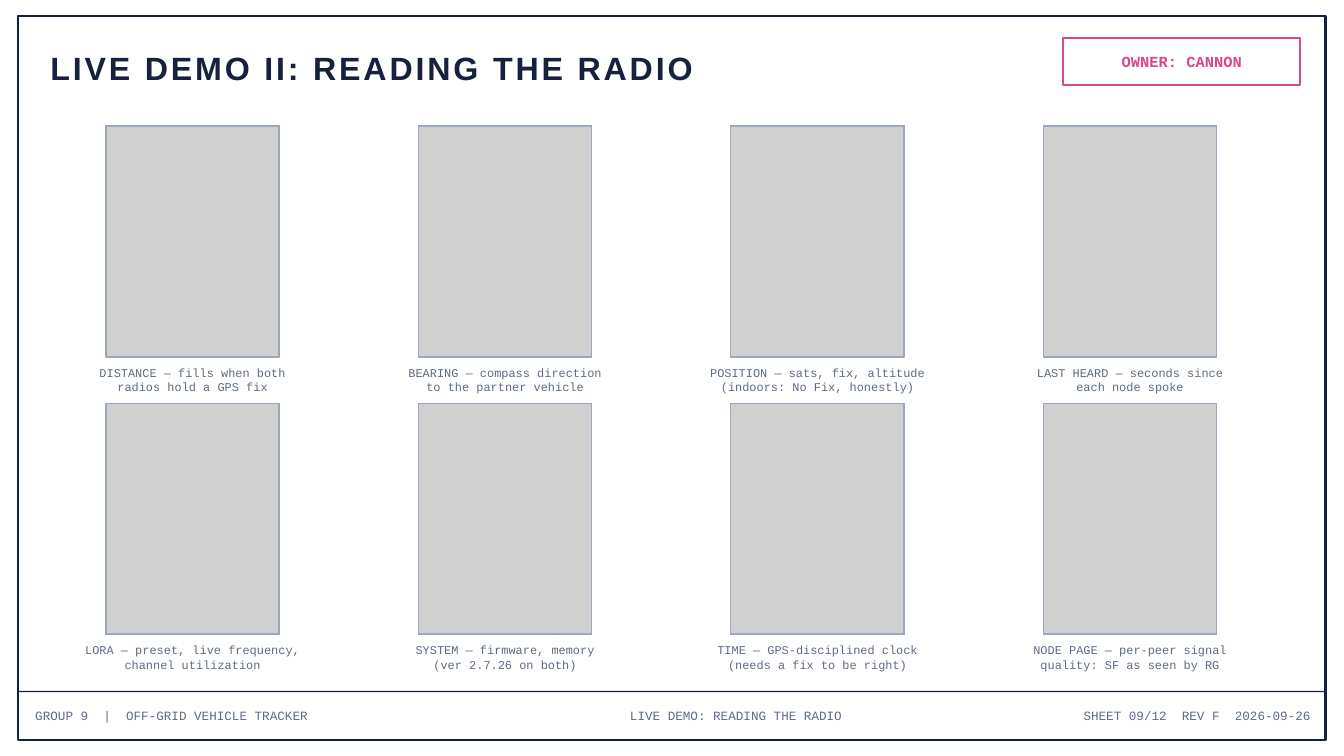
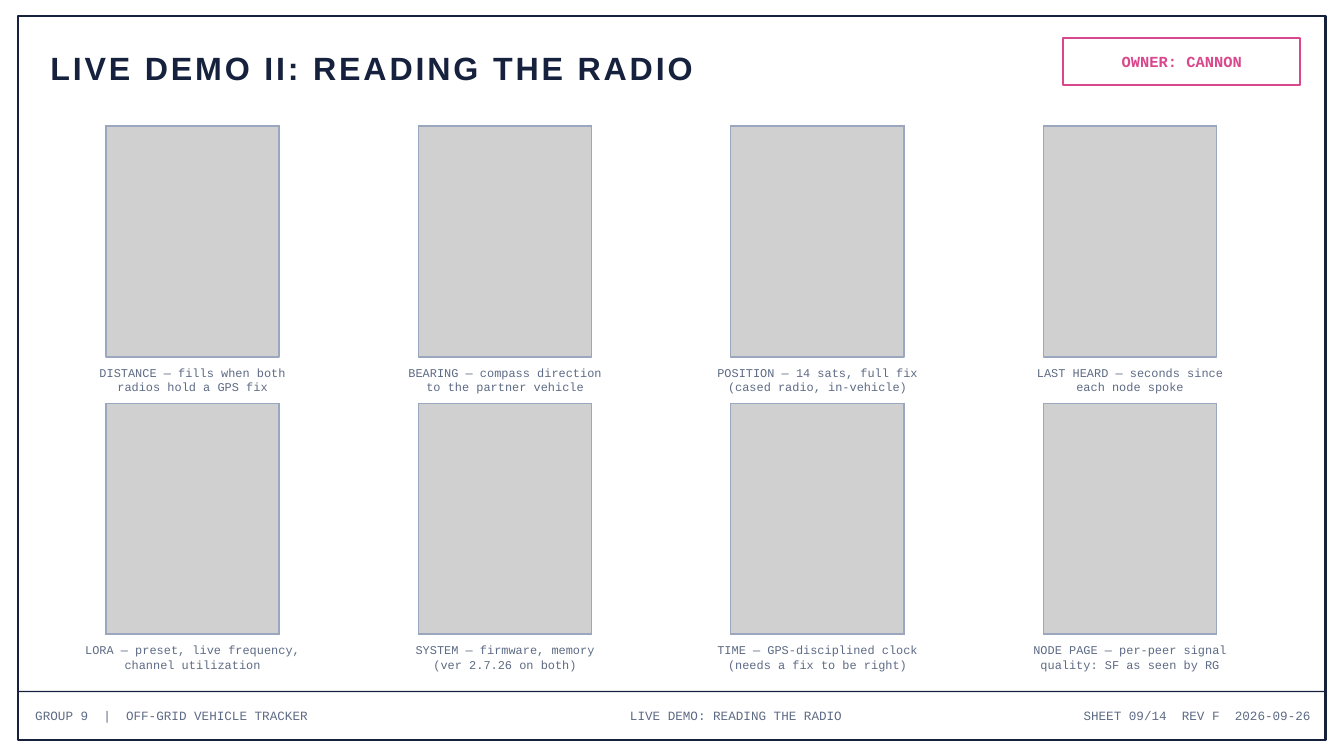
Before and after one commit to deosgracius/offgrid-vehicle-tracker, a slide deck: slide 9 of docs/presentations/Group9_Presentation5_RadioLink.pptx. Drawn at 1344x756 pixels with LibreOffice and Linux fonts; fonts in the diff are those of the drawing; grey boxes stand for pictures. Boxes give left, top, right and bottom in pixels: in the first picture for what was removed or moved away, otherwise in the second. Text is boxed around its words. In the diff, an @@ line names an element or a change of style, - is before the commit and + after.

```diff
--- a/docs/presentations/Group9_Presentation5_RadioLink.pptx
+++ b/docs/presentations/Group9_Presentation5_RadioLink.pptx
@@ text at bbox=[717, 369, 917, 394]: text changed @@
-POSITION — sats, fix, altitude
-(indoors: No Fix, honestly)
+POSITION — 14 sats, full fix
+(cased radio, in-vehicle)
@@ text at bbox=[1084, 711, 1311, 720]: text changed @@
-SHEET 09/12 REV F 2026-09-26
+SHEET 09/14 REV F 2026-09-26
```
Also in this commit, not shown: 11 other slides changed, 2 slides added, 2 other files.
